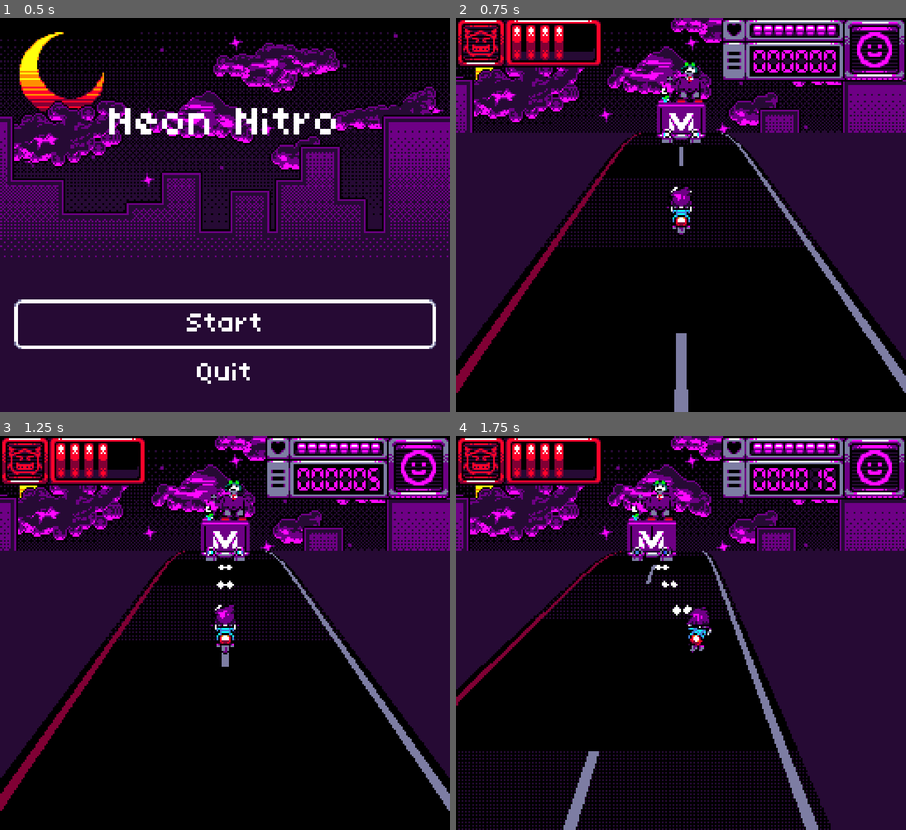
Above: before the commit, frames 1-4 (two rows, left to right).
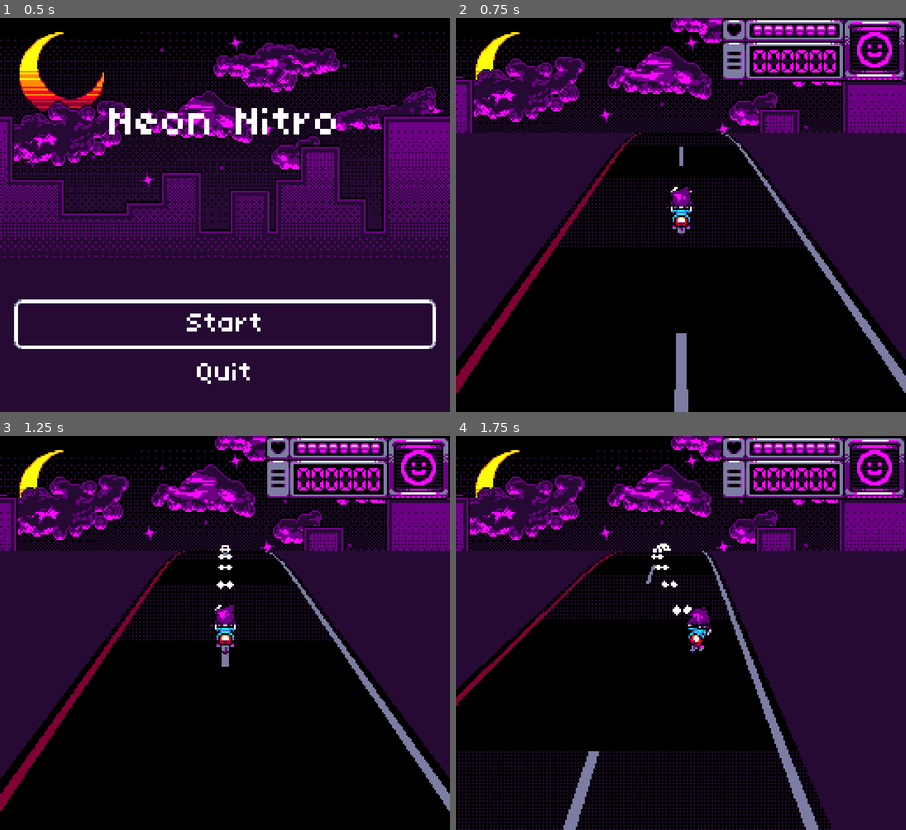
Above: after the commit, the same moments.

Repository: many-hats-team/lospecjam2
Game: Godot game, scene res://scenes/main.tscn
The game is run twice, just before and just after one commit, with the same random seed, the same clock (stepped at 60 frames per second) and the same inputs.
Inputs:
- Up to frame 1 (0.5 s): no input
- Up to frame 2 (0.75 s): click "Start" at 0.5 s
- Up to frame 3 (1.25 s): no input
- Up to frame 4 (1.75 s): hold D (player_right) from 1.28 s (still down)

Frame 1 is identical in both runs. In frame 2, 4.1% of the frame differs, in the area x 0-56%, y 0-33%; in frame 3, 4.1%; in frame 4, 4.2%, in the area x 0-85%, y 0-32%.

Commit message:
Add boss spawn timer

Diff:
--- a/project/scenes/game.tscn
+++ b/project/scenes/game.tscn
@@ -8,10 +8,10 @@
 [ext_resource type="PackedScene" uid="uid://008g4gtbtf0n" path="res://scenes/objects/road.tscn" id="6_s0c51"]
 [ext_resource type="Script" path="res://scripts/objects/camera_follow.gd" id="7_hli4n"]
 [ext_resource type="PackedScene" uid="uid://c8at0t7xwevmr" path="res://scenes/objects/player.tscn" id="8_j03ps"]
-[ext_resource type="PackedScene" uid="uid://d1m14kpdnhtta" path="res://scenes/objects/boss.tscn" id="9_mxjqf"]
 [ext_resource type="Script" path="res://scripts/objects/despawner.gd" id="10_wiqj0"]
 [ext_resource type="PackedScene" uid="uid://dpolfsh15rvao" path="res://scenes/components/enemy_spawner.tscn" id="11_tt8b7"]
 [ext_resource type="PackedScene" uid="uid://c0sxx3nwn2xey" path="res://scenes/ui/player_ui.tscn" id="12_6tpeq"]
+[ext_resource type="Script" path="res://scripts/spawn_boss.gd" id="12_um6i2"]
 [ext_resource type="PackedScene" uid="uid://bklt26gd3x6dy" path="res://scenes/ui/boss_ui.tscn" id="13_45bgl"]
 [ext_resource type="PackedScene" uid="uid://c3607ky4oaybo" path="res://scenes/pause_menu.tscn" id="15_m44sc"]
 
@@ -96,9 +96,6 @@
 [node name="DirectionalLight3D" type="DirectionalLight3D" parent="MainLayer/World"]
 transform = Transform3D(0.965926, -1.13133e-08, 0.258819, -0.25, 0.258819, 0.933013, -0.0669873, -0.965926, 0.25, 0, 4, 0)
 
-[node name="Boss" parent="MainLayer/World" instance=ExtResource("9_mxjqf")]
-transform = Transform3D(1, 0, 0, 0, 1, 0, 0, 0, 1, 0, 0.270555, -6.09399)
-
 [node name="Barrier" type="StaticBody3D" parent="MainLayer/World"]
 transform = Transform3D(1, 0, 0, 0, 1, 0, 0, 0, 1, 0, 0, -6)
 collision_layer = 32
@@ -138,6 +135,16 @@
 speed = 4.0
 offset = 2.0
 
+[node name="BossSpawnPoint" type="Marker3D" parent="MainLayer/World"]
+transform = Transform3D(1, 0, 0, 0, 1, 0, 0, 0, 1, 0, 0.3, -42.6063)
+
+[node name="Timer" type="Timer" parent="MainLayer/World/BossSpawnPoint"]
+process_callback = 0
+wait_time = 20.0
+one_shot = true
+autostart = true
+script = ExtResource("12_um6i2")
+
 [node name="UI" type="CanvasLayer" parent="."]
 layer = 2
 
--- a/project/scenes/objects/boss.tscn
+++ b/project/scenes/objects/boss.tscn
@@ -7,7 +7,6 @@
 [ext_resource type="Script" path="res://scripts/resources/weapon_resource.gd" id="3_uiy0d"]
 [ext_resource type="Shader" path="res://shaders/sprite_shader.gdshader" id="4_v72ui"]
 [ext_resource type="Texture2D" uid="uid://cr8o8otby828f" path="res://assets/boss-Sheet.png" id="5_1f4wd"]
-[ext_resource type="Script" path="res://scripts/components/lock_y.gd" id="8_8ydsr"]
 
 [sub_resource type="Resource" id="Resource_gj02f"]
 script = ExtResource("3_gmll3")
@@ -81,7 +80,7 @@
 move_speed = 0.005
 
 [sub_resource type="BoxShape3D" id="BoxShape3D_x364u"]
-size = Vector3(1.46484, 1, 0.351318)
+size = Vector3(1.46484, 2.11243, 0.351318)
 
 [sub_resource type="Resource" id="Resource_toi5k"]
 script = ExtResource("3_uiy0d")
@@ -120,11 +119,12 @@
 stages = Array[ExtResource("3_gmll3")]([SubResource("Resource_gj02f"), SubResource("Resource_e1a2s"), SubResource("Resource_2dxfr"), SubResource("Resource_vjos0")])
 
 [node name="CollisionShape3D" type="CollisionShape3D" parent="."]
-transform = Transform3D(1, 0, 0, 0, 1, 0, 0, 0, 1, 0, 0, -0.187716)
+transform = Transform3D(1, 0, 0, 0, 1, 0, 0, 0, 1, 0, 0.556213, -0.187716)
 shape = SubResource("BoxShape3D_x364u")
 
 [node name="Weapon" parent="." instance=ExtResource("3_dluwa")]
 unique_name_in_owner = true
+transform = Transform3D(1, 0, 0, 0, 1, 0, 0, 0, 1, 0, 0.285121, 0)
 weapon = SubResource("Resource_toi5k")
 is_enemy = true
 auto_fire = true
@@ -136,6 +136,3 @@
 texture = ExtResource("5_1f4wd")
 hframes = 4
 frame_end = 3
-
-[node name="LockY" type="Node" parent="."]
-script = ExtResource("8_8ydsr")
--- a/project/scenes/pause_menu.tscn
+++ b/project/scenes/pause_menu.tscn
@@ -28,6 +28,7 @@
 
 [node name="MarginContainer" type="MarginContainer" parent="."]
 custom_minimum_size = Vector2(256, 224)
+layout_mode = 0
 offset_right = 256.0
 offset_bottom = 224.0
 theme_override_constants/margin_left = 10
--- a/project/scripts/game_manager.gd
+++ b/project/scripts/game_manager.gd
@@ -3,6 +3,7 @@
 # Read/Write Signals: Below signals may be emitted by other scripts
 signal quit_to_main_menu
 signal boss_health_changed(hp: int)
+signal boss_spawned
 
 # Read-Only Signals: Below signals should only be emitted from this script
 signal paused
--- a/project/scripts/objects/boss.gd
+++ b/project/scripts/objects/boss.gd
@@ -1,4 +1,9 @@
+class_name Boss
 extends CharacterBody3D
+
+
+const origin := Vector3(0.0, 0.0, -6.0)
+
 
 @export var stages: Array[BossBehaviorRes]
 
@@ -10,7 +15,7 @@
 @onready var sprite: MySprite = %Sprite
 @onready var weapon: Weapon = %Weapon
 @onready var trait_mortal := Mortal.new(self, 0, sprite, _on_death)
-@onready var origin := position
+
 
 
 func _ready() -> void:
@@ -20,10 +25,14 @@
 	# Wait for other nodes to connect to signals
 	await get_tree().process_frame
 
+	mgmt.boss_spawned.emit()
 	next_stage()
 
 
 func _physics_process(delta: float) -> void:
+	# Lock Y coordinate
+	position.y = origin.y
+
 	if is_dead() or stage < 0:
 		return
 
@@ -43,7 +52,7 @@
 	position = util.damp(
 		position,
 		origin + move_target,
-		1000.0 * res.move_speed * delta
+		1000.0 * min(res.move_speed, 0.001) * delta
 	)
 
 
--- /dev/null
+++ b/project/scripts/spawn_boss.gd
@@ -0,0 +1,22 @@
+extends Timer
+
+
+const BossScene := preload("res://scenes/objects/boss.tscn")
+
+@onready var parent := get_parent() as Node3D
+
+
+func _ready() -> void:
+	assert(parent)
+	timeout.connect(spawn_boss)
+
+
+func spawn_boss() -> void:
+	var world := mgmt.get_world()
+	assert(world)
+
+	var boss := BossScene.instantiate() as Boss
+	assert(boss)
+
+	world.add_child(boss)
+	boss.position = parent.position
--- a/project/scripts/ui/boss_ui.gd
+++ b/project/scripts/ui/boss_ui.gd
@@ -14,7 +14,13 @@
 
 
 func _ready() -> void:
+	visible = false
+	mgmt.boss_spawned.connect(_on_spawned)
 	mgmt.boss_health_changed.connect(_on_health_changed)
+
+
+func _on_spawned() -> void:
+	visible = true
 
 
 func _on_health_changed(hp: int) -> void:
Not shown: 1 places in project/scenes/objects/boss.tscn that only renumber resources
Not shown: 2 places in project/scenes/objects/player.tscn that only renumber resources
